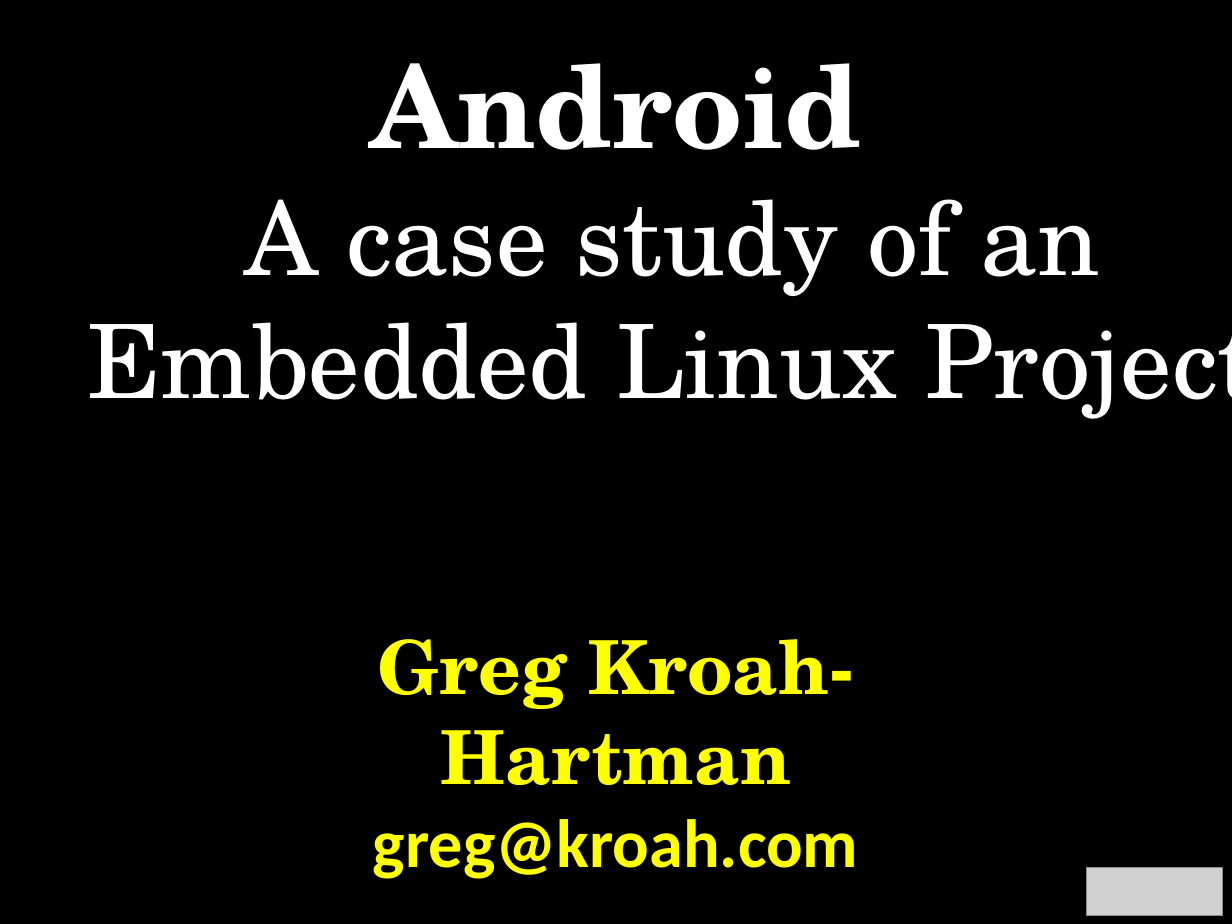
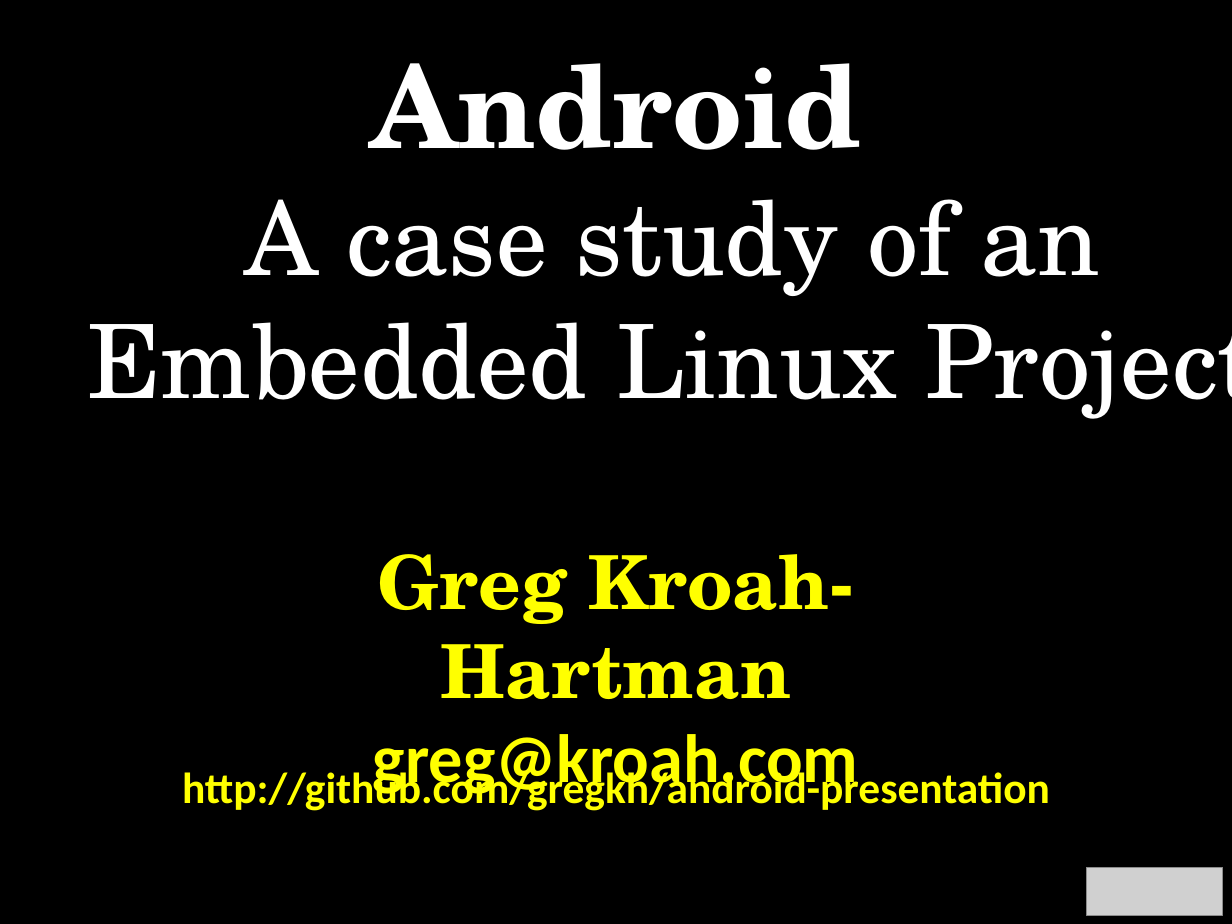
Before and after one commit to gregkh/android-presentation, a slide deck: slide 1 of android-kernel.odp. Drawn at 1232x924 pixels with LibreOffice and Linux fonts; fonts in the diff are those of the drawing; grey boxes stand for pictures. Boxes give left, top, right and bottom in pixels: in the first picture for what was removed or moved away, otherwise in the second. Text is boxed around its words. In the diff, an @@ line names an element or a change of style, - is before the commit and + after.

Commit message:
updated presentation

```diff
--- a/android-kernel.odp
+++ b/android-kernel.odp
@@ text "Greg Kroah-Hartman" rewrapped from [373, 639, 859, 879] to [373, 554, 859, 798] @@
@@ text added at [182, 767, 1050, 811], 28 pt, text #FFFF00, bold @@
+http://github.com/gregkh/android-presentation
```
Also in this commit, not shown: 1 slide added.
